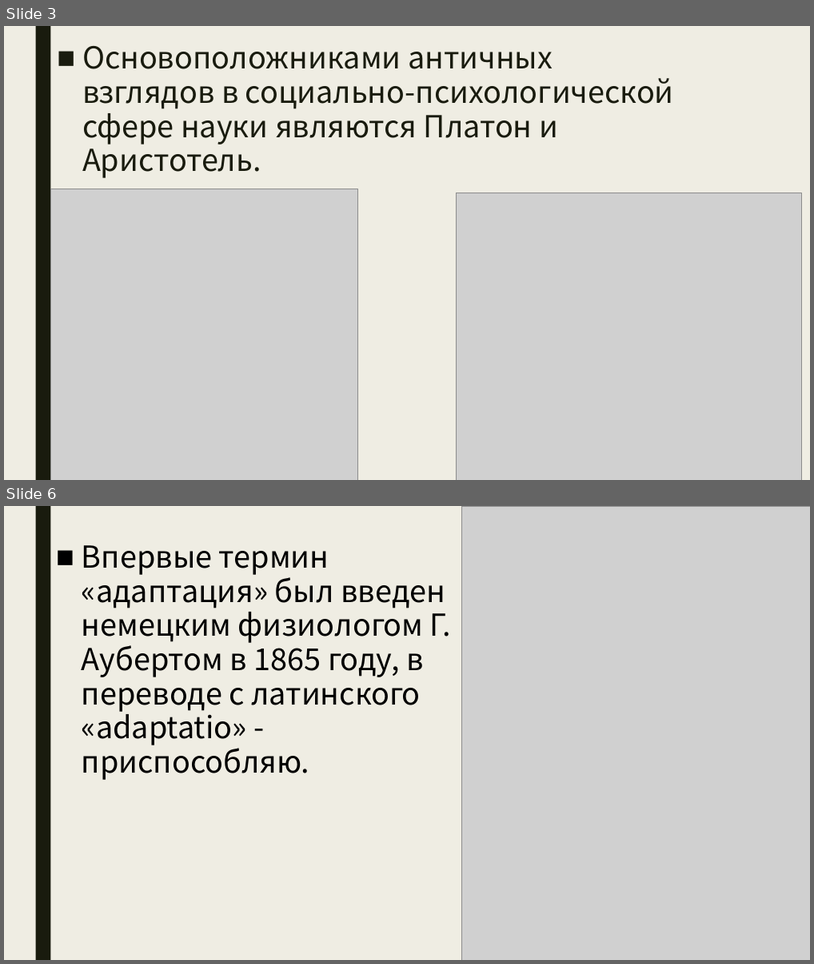
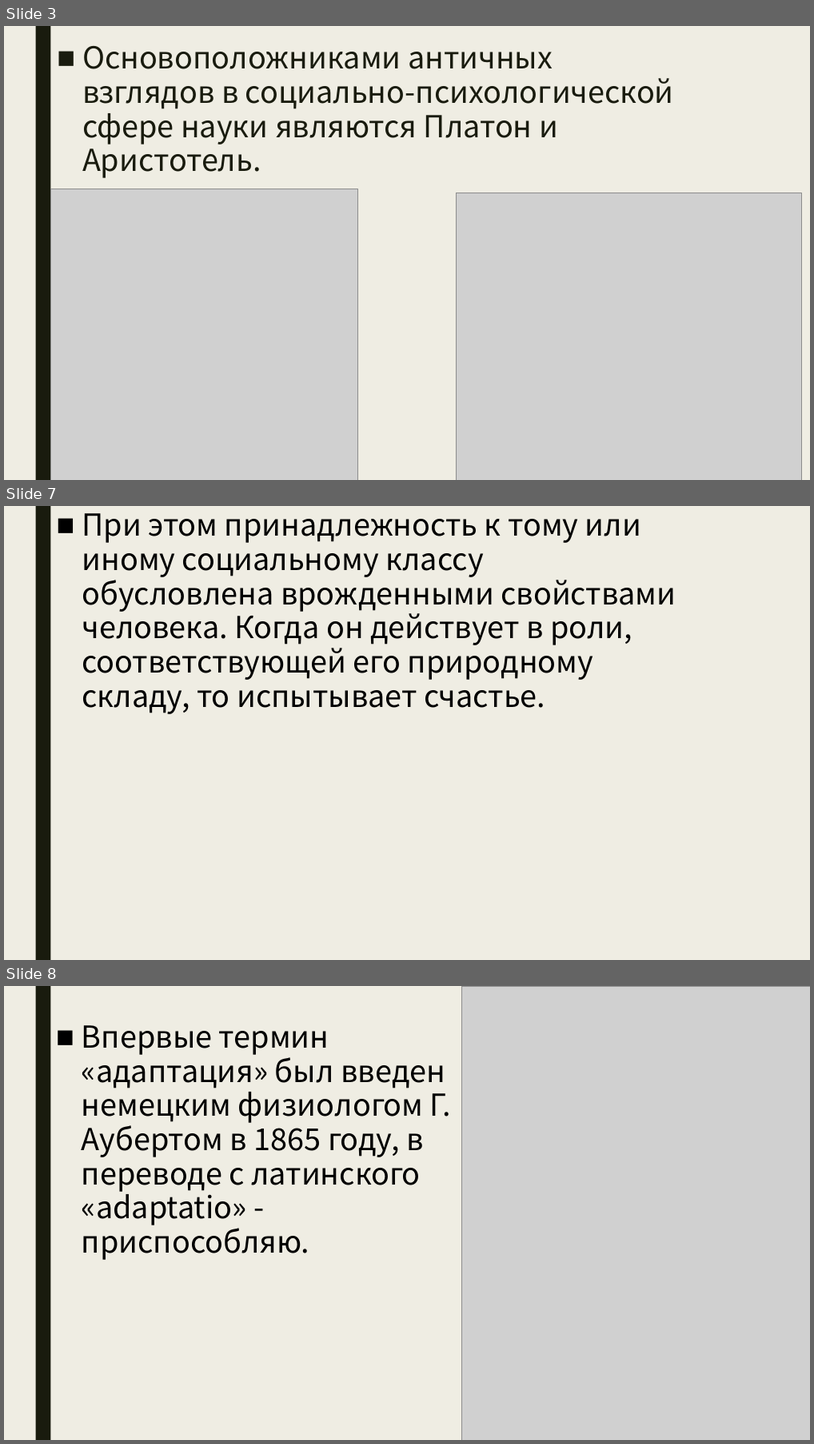
Before and after one commit to TupleTurtle/REU, a slide deck: История развития социально-психологической адаптации и коммуникации..pptx. Shown one above the other, each under a label of ours: slides 3 and 6 before the commit, slides 3, 7 and 8 after it; the slides between them are not shown. The pictures are 814x964 and 814x1444 pixels, drawn with LibreOffice and Linux fonts; fonts in the diff are those of the drawing; grey boxes stand for pictures. Boxes give left, top, right and bottom in pixels: in the first picture for what was removed or moved away, otherwise in the second. Text is boxed around its words. In the diff, an @@ line names an element or a change of style, - is before the commit and + after.

```diff
--- a/История развития социально-психологической адаптации и коммуникации..pptx
+++ b/История развития социально-психологической адаптации и коммуникации..pptx
@@ slide 7 added at [4, 506, 810, 960], background #EFEDE3; not listed: 1 template element that a slide beside it also shows @@
@@ text added at [82, 513, 676, 714], 36 pt, text #000000 @@
+■ При этом принадлежность к тому или иному социальному классу обусловлена врожденными свойствами человека. Когда он действует в роли, соответствующей его природному складу, то испытывает счастье.
@@ what was slide 6 is now slide 8 @@
```
Also in this commit, not shown: 5 slides changed, 2 other slides added.
